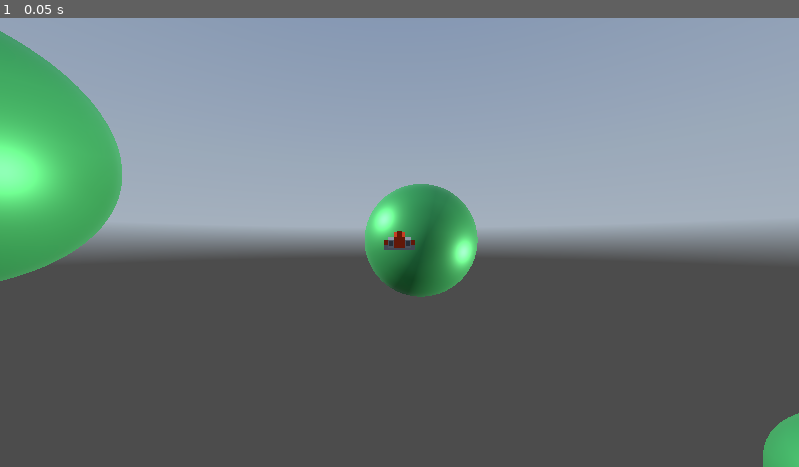
Above: before the commit, frame 1.
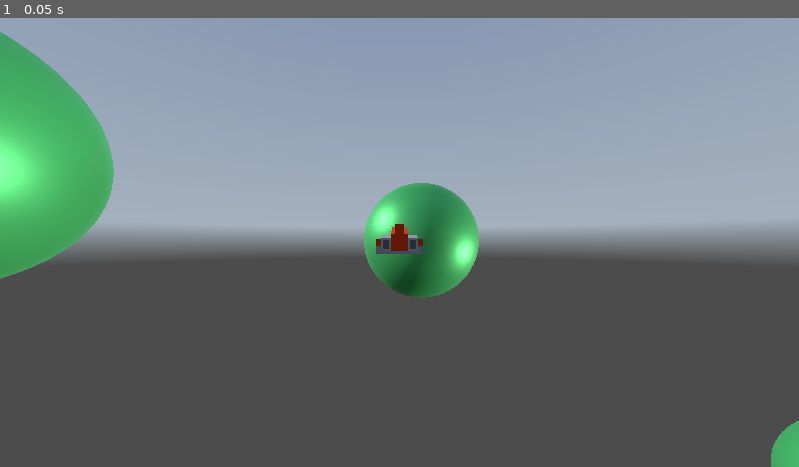
Above: after the commit, the same moment.

Repository: quarkscodes/slingspace
Game: Godot game, scene res://game.tscn
Same seed, same stepped clock (60 frames per second), same inputs: the game is played once before the commit and once after it. A sky picture missing from this copy of the repository is replaced by a grey-blue gradient.
Inputs:
- Up to frame 1 (0.05 s): no input

The runs differ from the first frame. In frame 1, 1.2% of the frame differs, in the area x 0-100%, y 2-100%.

Commit message:
shrunk ship by 1/8, put camera closer to ship, reduced acceleration

Diff:
--- a/planetoid/planetoid.tscn
+++ b/planetoid/planetoid.tscn
@@ -18,8 +18,7 @@
 
 [sub_resource type="FogMaterial" id="FogMaterial_d6oqj"]
 density = 0.005
-albedo = Color(1, 0, 1, 1)
-emission = Color(0.7581918, 0.7581918, 0.7581917, 1)
+albedo = Color(0.85761696, 0.33472353, 0.63056266, 1)
 edge_fade = 0.5
 
 [node name="Planetoid" type="StaticBody3D" unique_id=444904648]
--- a/player/camera_pivot.tscn
+++ b/player/camera_pivot.tscn
@@ -6,8 +6,7 @@
 script = ExtResource("1_kum30")
 
 [node name="SpringArm3D" type="SpringArm3D" parent="." unique_id=1423577158]
-transform = Transform3D(1, 0, 0, 0, 1, 0, 0, 0, 1, 0, 0, 6)
-spring_length = 6.0
 
 [node name="Camera3D" type="Camera3D" parent="SpringArm3D" unique_id=846433666]
 unique_name_in_owner = true
+transform = Transform3D(1, 0, 0, 0, 1, 0, 0, 0, 1, 0, 0, 1)
--- a/player/player.gd
+++ b/player/player.gd
@@ -2,7 +2,7 @@
 
 @export var drag_factor = 0.001
 @export var max_speed = 200.0
-@export var acceleration = 0.08
+@export var acceleration = 0.03
 @export var brake_strength = 0.98
 @export var input_response = 0.25
 
--- a/player/player.tscn
+++ b/player/player.tscn
@@ -10,6 +10,8 @@
 script = ExtResource("1_rkbax")
 
 [node name="CollisionShape3D" type="CollisionShape3D" parent="." unique_id=887165245]
+transform = Transform3D(0.125, 0, 0, 0, 0.125, 0, 0, 0, 0.125, 0, 0, 0)
 shape = SubResource("ConvexPolygonShape3D_rkbax")
 
 [node name="Racer" parent="." unique_id=1531933609 instance=ExtResource("1_oul6g")]
+transform = Transform3D(0.125, 0, 0, 0, 0.125, 0, 0, 0, 0.125, 0, 0, 0)
